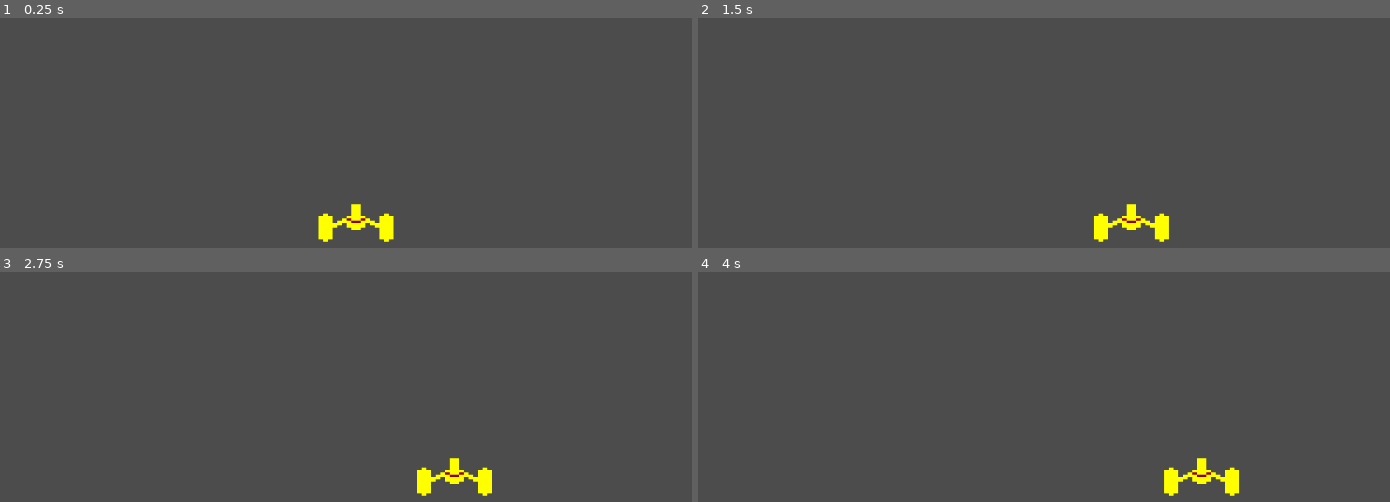
Above: before the commit, frames 1-4 (two rows, left to right).
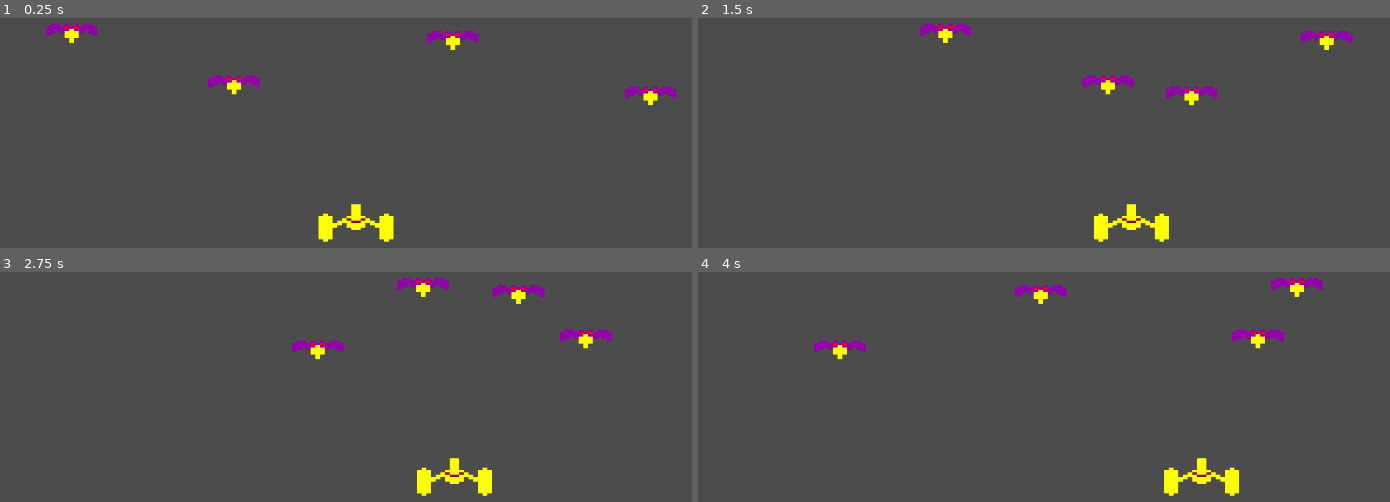
Above: after the commit, the same moments.

Repository: FranzMV/SpaceHawks
Game: Godot game, scene res://EscenaDeJuego.tscn
Two runs of this game, one before a commit and one after it. Both use one fixed random seed, a clock stepped at 60 frames per second and the inputs below.
Inputs:
- Up to frame 1 (0.25 s): no input
- Up to frame 2 (1.5 s): hold Right (ui_right) 0.53-1.28 s; hold Left (ui_left) from 1.28 s (still down)
- Up to frame 3 (2.75 s): release Left (ui_left) at 2.03 s; hold Right (ui_right) from 2.03 s (still down)
- Up to frame 4 (4 s): release Right (ui_right) at 3.53 s; hold Left (ui_left) from 3.53 s (still down)

The runs differ from the first frame. In frame 1, 1.4% of the frame differs, in the area x 6-98%, y 2-39%; in frame 2, 1.4%; in frame 3, 1.4%; in frame 4, 1.4%, in the area x 16-91%, y 2-39%.

Commit message:
Varios enemigos

Diff:
--- /dev/null
+++ b/Enemigo.gd
@@ -0,0 +1,14 @@
+extends Area2D
+
+export var pixelesPorSegundo : int = 180
+var velocidadActual = pixelesPorSegundo
+
+
+func _ready():
+	pass
+
+
+func _process(delta):
+	position.x += velocidadActual * delta
+	if position.x < 100 or position.x > 900:
+		velocidadActual = - velocidadActual
--- /dev/null
+++ b/Enemigo.tscn
@@ -0,0 +1,10 @@
+[gd_scene load_steps=3 format=2]
+
+[ext_resource path="res://Enemigo.gd" type="Script" id=1]
+[ext_resource path="res://images/enemigo1a.png" type="Texture" id=2]
+
+[node name="Enemigo" type="Area2D"]
+script = ExtResource( 1 )
+
+[node name="Sprite" type="Sprite" parent="."]
+texture = ExtResource( 2 )
--- a/EscenaDeJuego.tscn
+++ b/EscenaDeJuego.tscn
@@ -1,7 +1,8 @@
-[gd_scene load_steps=3 format=2]
+[gd_scene load_steps=4 format=2]
 
 [ext_resource path="res://images/nave.png" type="Texture" id=1]
 [ext_resource path="res://Nave.gd" type="Script" id=2]
+[ext_resource path="res://Enemigo.tscn" type="PackedScene" id=3]
 
 [node name="EscenaDeJuego" type="Node2D"]
 
@@ -11,3 +12,15 @@
 [node name="Sprite" type="Sprite" parent="Nave"]
 position = Vector2( 512, 300 )
 texture = ExtResource( 1 )
+
+[node name="Enemigo" parent="." instance=ExtResource( 3 )]
+position = Vector2( 103, 57 )
+
+[node name="Enemigo2" parent="." instance=ExtResource( 3 )]
+position = Vector2( 311, 123 )
+
+[node name="Enemigo3" parent="." instance=ExtResource( 3 )]
+position = Vector2( 591, 66 )
+
+[node name="Enemigo4" parent="." instance=ExtResource( 3 )]
+position = Vector2( 844, 137 )
